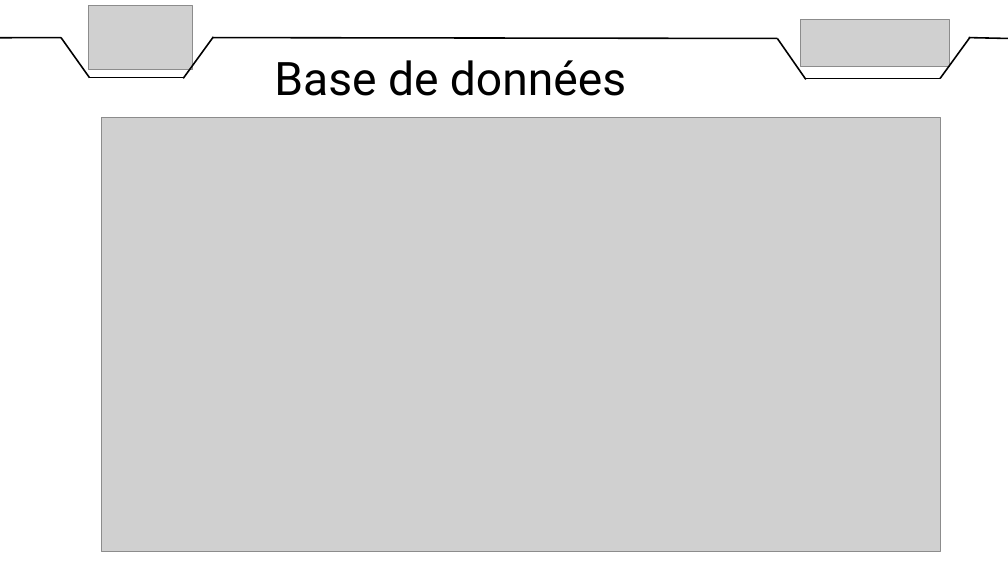
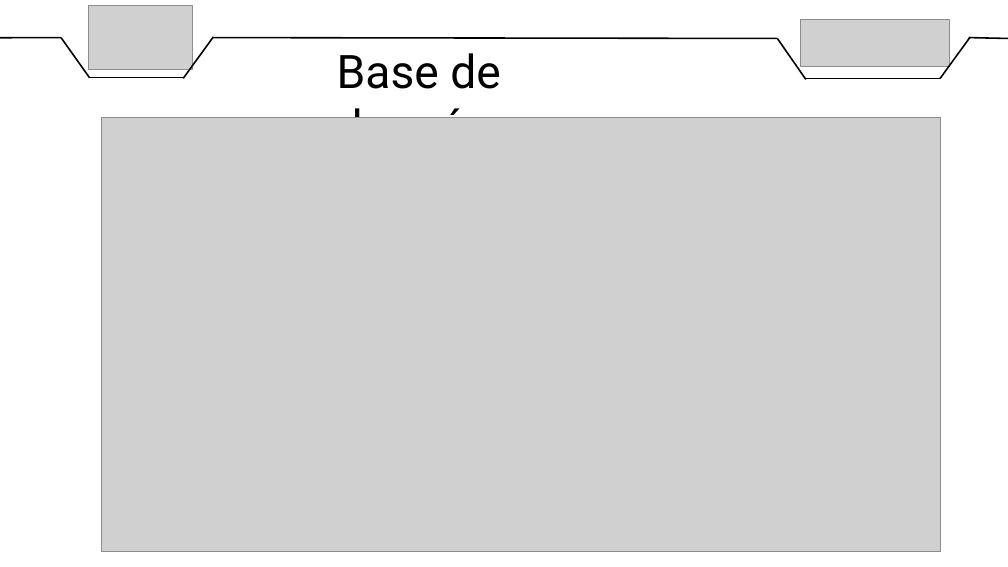
Before and after one commit to DylanChe/SupervisionSerre, a slide deck: slide 9 of oral_projet/revue_2/diaporama_revue_2_dylan.pptx. Drawn at 1008x567 pixels with LibreOffice and Linux fonts; fonts in the diff are those of the drawing; grey boxes stand for pictures. Boxes give left, top, right and bottom in pixels: in the first picture for what was removed or moved away, otherwise in the second. Text is boxed around its words. In the diff, an @@ line names an element or a change of style, - is before the commit and + after.

```diff
--- a/oral_projet/revue_2/diaporama_revue_2_dylan.pptx
+++ b/oral_projet/revue_2/diaporama_revue_2_dylan.pptx
@@ text "Base de données" rewrapped from (274,60,626,96) to (337,53,513,118) @@
```
Also in this commit, not shown: 7 other slides changed.
